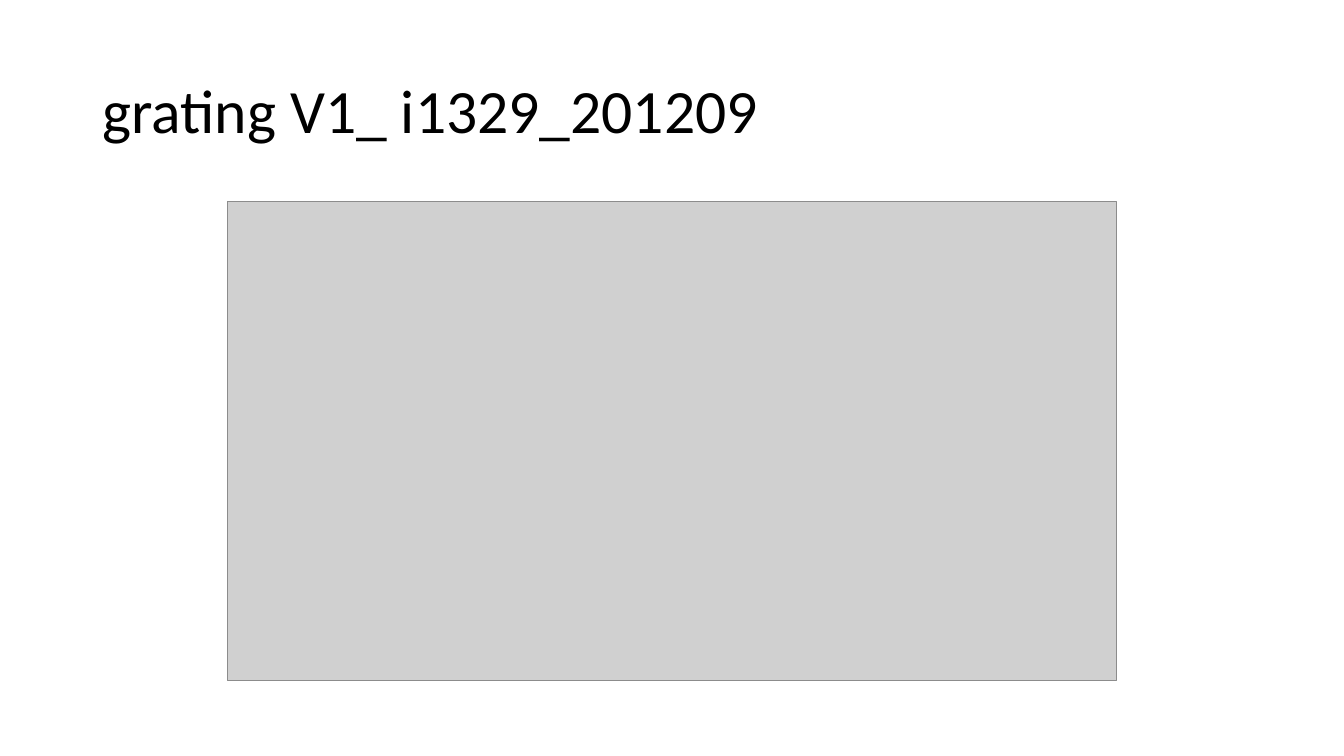
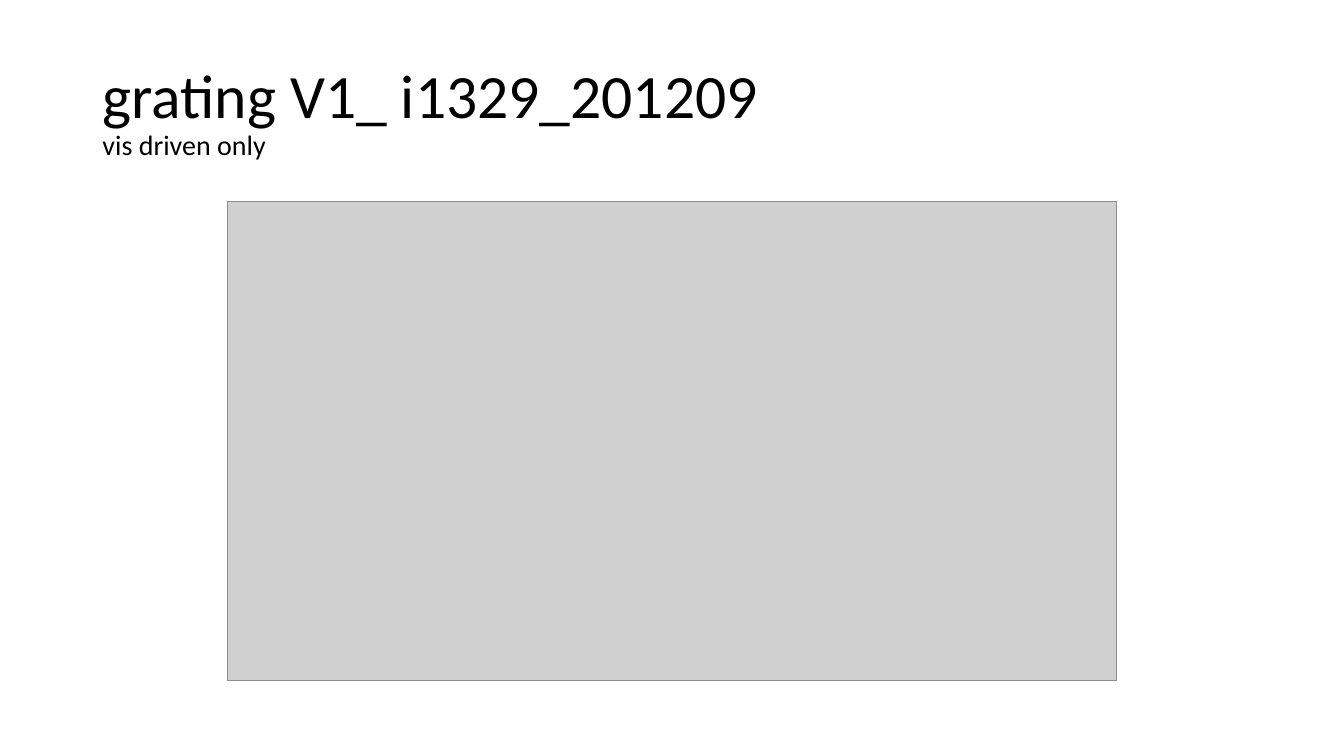
Before and after one commit to lanluo9/inter, a slide deck: slide 2 of plot/caiman nat img vs grating/trace_compare.pptx. Drawn at 1344x756 pixels with LibreOffice and Linux fonts; fonts in the diff are those of the drawing; grey boxes stand for pictures. Boxes give left, top, right and bottom in pixels: in the first picture for what was removed or moved away, otherwise in the second. Text is boxed around its words. In the diff, an @@ line names an element or a change of style, - is before the commit and + after.

```diff
--- a/plot/caiman nat img vs grating/trace_compare.pptx
+++ b/plot/caiman nat img vs grating/trace_compare.pptx
@@ title at box(102, 75, 758, 160): text changed @@
-grating V1_ i1329_201209
+grating V1_ i1329_201209
+vis driven only
```
Also in this commit, not shown: 1 other slide changed, 1 other file.
